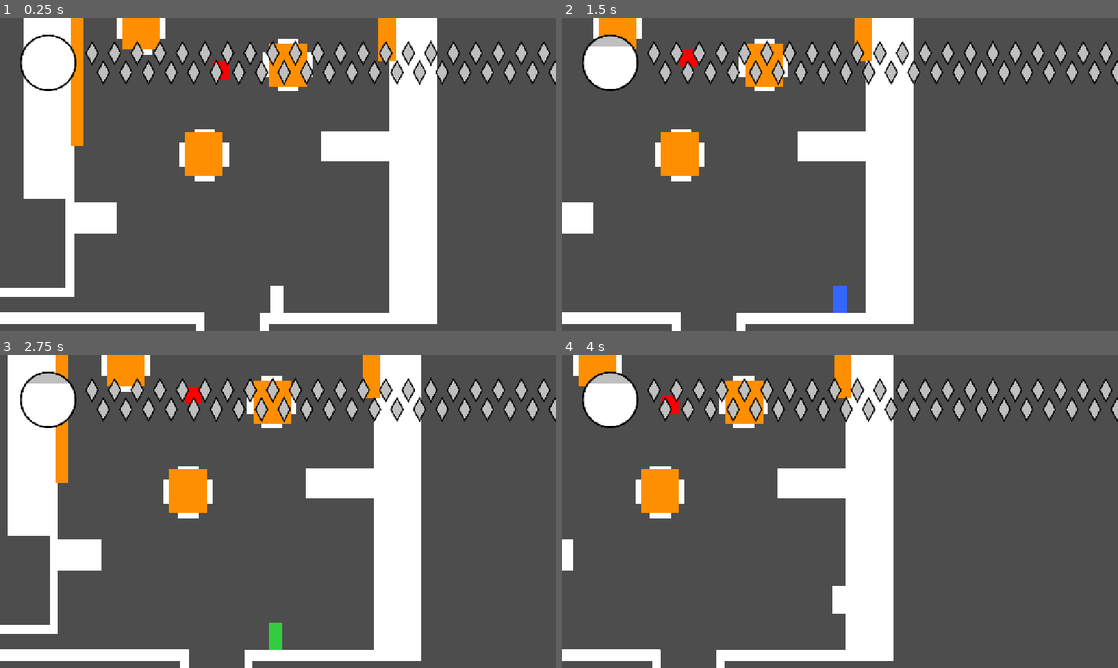
Above: before the commit, frames 1-4 (two rows, left to right).
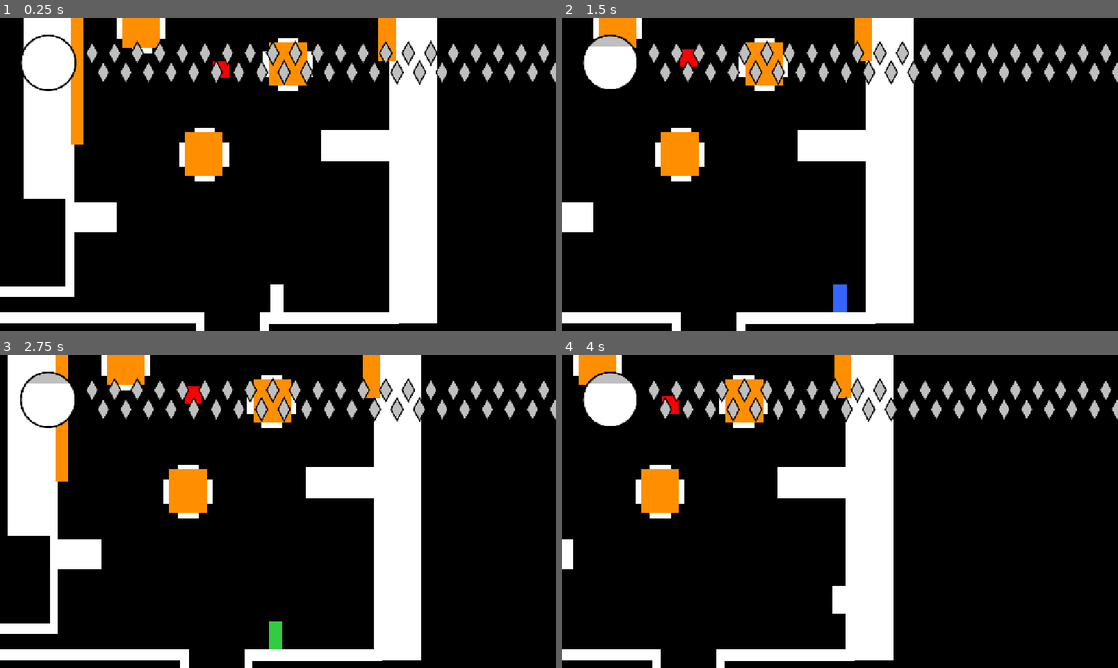
Above: after the commit, the same moments.

Repository: autonomouscrow/color-game
Game: Godot game, scene res://Scenes/Main.tscn
Same seed, same stepped clock (60 frames per second), same inputs: the game is played once before the commit and once after it.
Inputs:
- Up to frame 1 (0.25 s): no input
- Up to frame 2 (1.5 s): hold Ctrl (burst) 0.53-1.28 s; hold Right (move_right) from 0.53 s (still down); tap A (jump) at 0.77 s; tap E (color_blue) at 1.35 s
- Up to frame 3 (2.75 s): tap A (jump) at 1.52 s; release Right (move_right) at 2.03 s; hold Left (move_left) from 2.03 s (still down); tap F (color_green) at 2.1 s
- Up to frame 4 (4 s): release Left (move_left) at 2.78 s; hold Right (move_right) from 2.78 s (still down); tap W (color_red) at 2.85 s; tap A (jump) at 3.02, 3.77 s; tap Q (color_white) at 3.6 s

The runs differ from the first frame. In frame 1, 74% of the frame differs, in the area x 0-100%, y 0-100%; in frame 2, 80%; in frame 3, 74%; in frame 4, 81%.

Commit message:
fixed camera between rooms

Diff:
--- a/Scenes/CameraManager.gd
+++ b/Scenes/CameraManager.gd
@@ -16,6 +16,7 @@
 	current_camera.limit_right = right
 	current_camera.limit_bottom = bottom
 
+	current_camera.align()
 	current_camera.force_update_scroll()
 	current_camera.reset_smoothing()
 	await get_tree().physics_frame
--- a/Scenes/Rooms/red_1.tscn
+++ b/Scenes/Rooms/red_1.tscn
@@ -16,7 +16,7 @@
 EnemyObjects = [NodePath("enemies/Slime3"), NodePath("enemies/Craw"), NodePath("enemies/Craw2"), NodePath("enemies/Slim …(641 unchanged characters)…
 
 [node name="RoomBoundry" parent="." unique_id=2141509462 instance=ExtResource("4_w2i4l")]
-position = Vector2(5396.9995, -4687)
+position = Vector2(5400, -4687)
 scale = Vector2(293.6146, 181.91998)
 
 [node name="OutD" parent="." unique_id=199470789 instance=ExtResource("2_062ts")]
--- a/Scenes/Rooms/red_2.tscn
+++ b/Scenes/Rooms/red_2.tscn
@@ -17,8 +17,8 @@
 EnemyObjects = [NodePath("enemies/PaperAirplaneThrower"), NodePath("enemies/PaperAirplaneThrower2"), NodePath("enemies/ …(1035 unchanged characters)…
 
 [node name="RoomBoundry" parent="." unique_id=2141509462 instance=ExtResource("2_dyo1k")]
-position = Vector2(3642, -9007)
-scale = Vector2(206.06743, 232.84001)
+position = Vector2(3653, -9006)
+scale = Vector2(209.98743, 232.84001)
 
 [node name="OutD" parent="." unique_id=199470789 instance=ExtResource("2_xmy5j")]
 position = Vector2(4049, -6635)
@@ -34,7 +34,7 @@
 scale = Vector2(6.6399975, 1)
 
 [node name="Box68" parent="platforms" unique_id=339217702 instance=ExtResource("3_xmy5j")]
-position = Vector2(-380.57245, -1623)
+position = Vector2(-380.57242, -1623)
 scale = Vector2(0.15060246, 6.7199993)
 
 [node name="Box66" parent="platforms" unique_id=129107811 instance=ExtResource("3_xmy5j")]
@@ -444,10 +444,6 @@
 position = Vector2(-355.1206, -1680)
 scale = Vector2(1.072288, 1.5599998)
 
-[node name="Box64" parent="platforms" unique_id=1812007483 instance=ExtResource("3_xmy5j")]
-position = Vector2(-391.2652, -1560.0005)
-scale = Vector2(1.4277105, 0.99999994)
-
 [node name="Box65" parent="platforms" unique_id=490406627 instance=ExtResource("3_xmy5j")]
 position = Vector2(-310.09048, -1558.0005)
 scale = Vector2(0.8433738, 0.99999994)
@@ -509,6 +505,18 @@
 [node name="DropperTP" type="Marker2D" parent="platforms" unique_id=892443430]
 position = Vector2(-257.53024, -4271)
 scale = Vector2(0.15060246, 0.99999994)
+
+[node name="Box69" parent="platforms" unique_id=1788554876 instance=ExtResource("3_xmy5j")]
+position = Vector2(-91.26514, -1989)
+scale = Vector2(2.0722885, 0.99999994)
+
+[node name="Box70" parent="platforms" unique_id=1760036788 instance=ExtResource("3_xmy5j")]
+position = Vector2(-91.1145, -1697)
+scale = Vector2(2.0722885, 0.99999994)
+
+[node name="Box71" parent="platforms" unique_id=234316512 instance=ExtResource("3_xmy5j")]
+position = Vector2(-111.897644, -1855)
+scale = Vector2(0.15060246, 17.959978)
 
 [node name="enemies" type="Node2D" parent="." unique_id=949844764]
 position = Vector2(3970, -8623)
@@ -670,8 +678,10 @@
 color = Color(0.6901961, 0, 1, 1)
 
 [node name="OutL" parent="." unique_id=1448498682 instance=ExtResource("2_xmy5j")]
-position = Vector2(1539, -8249)
-scale = Vector2(1, 9.959961)
+position = Vector2(1525, -8249)
+scale = Vector2(0.44000977, 9.959961)
+target_room_id = "yellow1"
+target_door_id = "InR"
 
 [node name="InL" type="Marker2D" parent="." unique_id=1153674813]
-position = Vector2(1563.2059, -8221.901)
+position = Vector2(1547, -8213)
--- /dev/null
+++ b/Scenes/Rooms/yellow_1.tscn
@@ -0,0 +1,46 @@
+[gd_scene format=3 uid="uid://2r4ek7bam88m"]
+
+[ext_resource type="Script" uid="uid://dkhpmj78ce0lx" path="res://Scripts/Room.gd" id="1_pevpe"]
+[ext_resource type="PackedScene" uid="uid://b5ve86daq1wpt" path="res://Scenes/room_boundry.tscn" id="2_hg87o"]
+[ext_resource type="PackedScene" uid="uid://b7owcqgbcb5fa" path="res://Scenes/roomExit.tscn" id="3_411p2"]
+[ext_resource type="PackedScene" uid="uid://bbreqjvxwbsbw" path="res://SolidBox.tscn" id="4_ndrtu"]
+
+[node name="yellow1" type="Node2D" unique_id=529611210 groups=["Room"]]
+script = ExtResource("1_pevpe")
+
+[node name="RoomBoundry" parent="." unique_id=2141509462 instance=ExtResource("2_hg87o")]
+position = Vector2(633, -8234)
+scale = Vector2(82.04, 44.640003)
+
+[node name="OutR" parent="." unique_id=199470789 instance=ExtResource("3_411p2")]
+position = Vector2(1477, -8241)
+scale = Vector2(0.27999026, 6.3599997)
+target_room_id = "Red2"
+target_door_id = "InL"
+
+[node name="InR" type="Marker2D" parent="." unique_id=1723172432]
+position = Vector2(1455, -8202)
+
+[node name="platforms" type="Node2D" parent="." unique_id=163874463]
+position = Vector2(1427.1647, -8241.952)
+
+[node name="Box" parent="platforms" unique_id=1599687405 instance=ExtResource("4_ndrtu")]
+position = Vector2(71.83533, -18.04776)
+scale = Vector2(1, 10.76)
+
+[node name="Box" parent="." unique_id=1955202396 instance=ExtResource("4_ndrtu")]
+position = Vector2(1216, -8164)
+scale = Vector2(30.679996, 1)
+
+[node name="Box60" parent="." unique_id=245970112 instance=ExtResource("4_ndrtu")]
+position = Vector2(1268, -8306)
+scale = Vector2(36.19084, 0.99999994)
+
+[node name="OutL" parent="." unique_id=540996104 instance=ExtResource("3_411p2")]
+position = Vector2(1525, -8249)
+scale = Vector2(1, 9.959961)
+target_room_id = "yellow1"
+target_door_id = "InR"
+
+[node name="InL" type="Marker2D" parent="." unique_id=286349349]
+position = Vector2(1547, -8213)
--- a/Scripts/room_skeff.gd
+++ b/Scripts/room_skeff.gd
@@ -12,10 +12,10 @@
 	"Red1": "res://Scenes/Rooms/red_1.tscn",
 	"Red2": "res://Scenes/Rooms/red_2.tscn",
 	"Blue1": "res://Scenes/Rooms/Blue1.tscn",
-	"Blue2": "res://Scenes/Rooms/Blue2.tscn"
+	"Blue2": "res://Scenes/Rooms/Blue2.tscn",
+	"yellow1": "res://Scenes/Rooms/yellow_1.tscn"
 }
 @export var Hue: CharacterBody2D
-
 @export var spawnControl: Node2D
 
 var current_room: Node2D = null
@@ -23,28 +23,24 @@
 
 func _ready() -> void:
 	current_room = get_tree().get_first_node_in_group("Room")
-	return
 
 func change_room(target_room_id: String, target_door_id: String) -> void:
-	# Check if room exists in dictionary
 	if not room_scenes.has(target_room_id):
 		push_error("Room ID '" + target_room_id + "' not found in room_scenes")
 		return
 
-	# Cache player if not already found
 	if not player:
 		player = get_tree().get_first_node_in_group("Player")
 
-	# Find RoomContainer safely
 	var container = get_tree().current_scene.find_child("RoomContainer", true, false)
 
-	#cach all enemy information'
+	# Cache enemy info
 	current_room.checkDead()
-	spawnControl.addRoom(current_room.name,current_room.EnemiesLiving)
+	spawnControl.addRoom(current_room.name, current_room.EnemiesLiving)
+
 	# Remove old room
 	if current_room:
 		current_room.queue_free()
-		# Wait for it to be removed so collision shapes clean up
 		await get_tree().process_frame
 
 	# Load and instantiate new room
@@ -56,7 +52,7 @@
 	current_room = room_res.instantiate()
 	container.add_child(current_room)
 
-	#check enemies in room
+	# Check enemies in room
 	if spawnControl.checkDictionary(current_room.name):
 		current_room.setEnemiesLiving(spawnControl.getEnemyList(current_room.name))
 	else:
@@ -64,30 +60,89 @@
 
 	current_room.PurgeEnemies()
 
-	await get_tree().process_frame
-
-	# Position Player
+	# Position player immediately (REMOVED the 'await get_tree().process_frame' here)
+	_apply_frame_from_room(current_room)
 	_position_player_at_door(target_door_id)
 
 func _position_player_at_door(door_id: String) -> void:
 	if not player or not current_room:
 		return
 
-	# Search for the spawn point/marker (case-insensitive fallback)
 	var spawn_node: Node2D = null
 
-	# Exact match check
 	var exact_match = current_room.find_child(door_id, true, false)
 	if exact_match and exact_match is Node2D:
 		spawn_node = exact_match
 	else:
-		# Case-insensitive fallback search in case of typos (e.g. "leftdoor" vs "LeftDoor")
 		for child in current_room.find_children("*", "Node2D", true, false):
 			if child.name.to_lower() == door_id.to_lower():
 				spawn_node = child
 				break
 
 	if spawn_node:
+		# 1. Teleport the player
 		player.global_position = spawn_node.global_position
+
+		# 2. Reset Physics Interpolation (for Godot 4.3+)
+		if player.has_method("reset_physics_interpolation"):
+			player.reset_physics_interpolation()
+
+		# 3. Snap Camera, Drag Margins, and Smoothing
+		var cam: Camera2D = get_viewport().get_camera_2d()
+		if cam:
+			cam.align()                # Centers the camera & drag margins on the target
+			cam.force_update_scroll()  # Forces Godot to calculate scroll immediately
+			cam.reset_smoothing()      # Clears smoothing buffer to prevent panning
+			if cam.has_method("reset_physics_interpolation"):
+				cam.reset_physics_interpolation()
 	else:
 		push_error("Door/Spawn ID '" + door_id + "' not found")
+
+
+func _apply_frame_from_room(room: Node2D) -> void:
+	var left: int = 0
+	var top: int = 0
+	var right: int = 0
+	var bottom: int = 0
+	var found: bool = false
+
+	for node in room.find_children("*", "", true, false):
+		if node is Area2D:
+			for child in node.get_children():
+				if child is CollisionShape2D and child.shape is RectangleShape2D:
+					# Multiply shape size by the node's global scale!
+					var scale_factor: Vector2 = child.global_scale.abs()
+					var size: Vector2 = child.shape.size * scale_factor
+					var pos: Vector2 = child.global_position
+
+					left = int(pos.x - (size.x / 2.0))
+					top = int(pos.y - (size.y / 2.0))
+					right = int(pos.x + (size.x / 2.0))
+					bottom = int(pos.y + (size.y / 2.0))
+					found = true
+					print("[CameraFrame] Found Area2D on: ", node.name)
+					print("              Raw Shape: ", child.shape.size, " | Scale: ", scale_factor)
+					print("              Real Bounds: ", [left, top, right, bottom], " (Size: ", size, ")")
+					break
+
+		elif node is CollisionShape2D and node.shape is RectangleShape2D:
+			var scale_factor: Vector2 = node.global_scale.abs()
+			var size: Vector2 = node.shape.size * scale_factor
+			var pos: Vector2 = node.global_position
+			left = int(pos.x - (size.x / 2.0))
+			top = int(pos.y - (size.y / 2.0))
+			right = int(pos.x + (size.x / 2.0))
+			bottom = int(pos.y + (size.y / 2.0))
+			found = true
+			print("[CameraFrame] Found Standalone Shape: ", node.name, " -> Bounds: ", [left, top, right, bottom])
+
+		if found:
+			break
+
+	if not found:
+		print("[CameraFrame] WARNING: Could not find frame in ", room.name)
+		return
+
+	var cam: Camera2D = get_viewport().get_camera_2d()
+	if cam and cam.has_method("set_room_limits"):
+		cam.set_room_limits(left, top, right, bottom)
--- a/project.godot
+++ b/project.godot
@@ -130,3 +130,4 @@
 rendering_device/driver.windows="d3d12"
 renderer/rendering_method="gl_compatibility"
 renderer/rendering_method.mobile="gl_compatibility"
+environment/defaults/default_clear_color=Color(0, 0, 0, 1)
